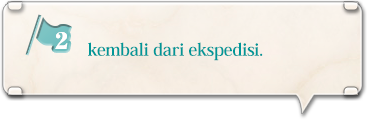
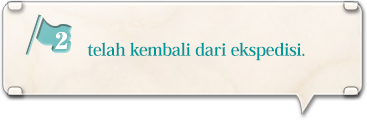
Layered file, before and after one edit (367px x 120px). Changes by layer:
renamed "kembali dari ekspedisi." to "telah kembali dari ekspedisi.", painted on it over bbox(87, 42, 305, 61)
